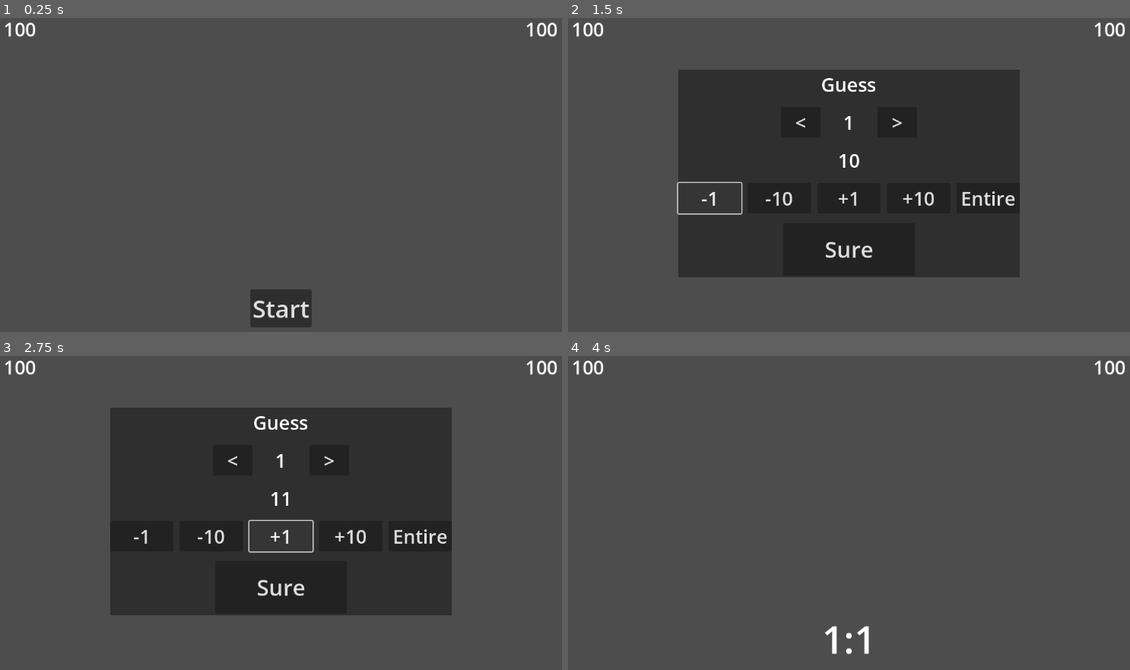
Above: before the commit, frames 1-4 (two rows, left to right).
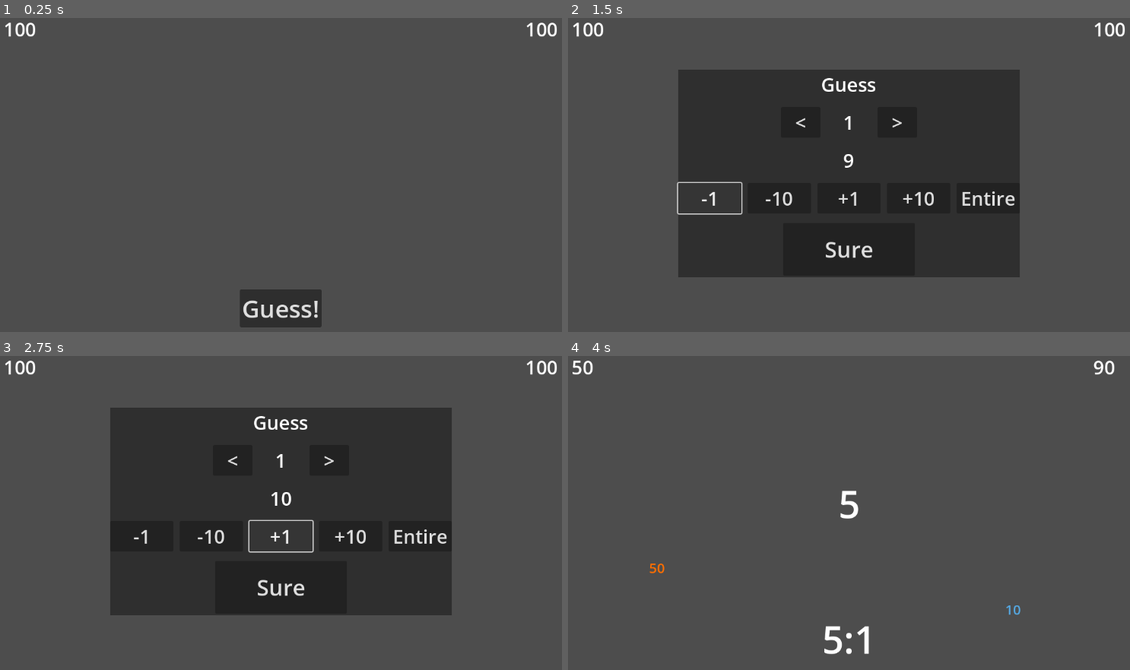
Above: after the commit, the same moments.

Repository: dewakuneiei/Beastly-Bets
Game: Godot game, scene res://Scenes/game.tscn
Same seed, same stepped clock (60 frames per second), same inputs: the game is played once before the commit and once after it.
Inputs:
- Up to frame 1 (0.25 s): no input
- Up to frame 2 (1.5 s): click "Start" (after the commit: "Guess!") at 0.5 s; click "-1" at 1.25 s
- Up to frame 3 (2.75 s): click "+1" at 2 s
- Up to frame 4 (4 s): click "Sure" at 2.75 s; tap Enter at 3.5 s

The runs differ from the first frame. In frame 1, 0.7% of the frame differs, in the area x 42-58%, y 86-99%; in frame 2, less than 0.1%; in frame 3, less than 0.1%; in frame 4, 0.6%.

Commit message:
prototype

Diff:
--- a/Scenes/game.tscn
+++ b/Scenes/game.tscn
@@ -1,12 +1,15 @@
-[gd_scene load_steps=4 format=3 uid="uid://c2kounrdyubwn"]
+[gd_scene load_steps=5 format=3 uid="uid://c2kounrdyubwn"]
 
 [ext_resource type="Script" path="res://Scripts/game.gd" id="1_2bd2i"]
 [ext_resource type="Script" path="res://Scripts/Character.gd" id="1_mdrcg"]
 [ext_resource type="PackedScene" uid="uid://rurbiswhpyf6" path="res://Scenes/ui.tscn" id="2_hskcm"]
+[ext_resource type="PackedScene" uid="uid://dc7j6topy0fyi" path="res://Scenes/game_over_ui.tscn" id="4_msuya"]
 
-[node name="Game" type="Node2D" node_paths=PackedStringArray("ui")]
+[node name="Game" type="Node2D" node_paths=PackedStringArray("ui", "gameover_ui", "character")]
 script = ExtResource("1_2bd2i")
 ui = NodePath("UI")
+gameover_ui = NodePath("GameOverUI")
+character = NodePath("Character")
 
 [node name="Character" type="Node2D" parent="."]
 script = ExtResource("1_mdrcg")
@@ -15,4 +18,7 @@
 game = NodePath("..")
 character = NodePath("../Character")
 
+[node name="GameOverUI" parent="." instance=ExtResource("4_msuya")]
+
+[connection signal="outcomeTimeout" from="UI" to="." method="_on_ui_outcome_timeout"]
 [connection signal="startTheGame" from="UI" to="." method="_on_ui_start_the_game"]
--- /dev/null
+++ b/Scenes/game_over_ui.tscn
@@ -0,0 +1,76 @@
+[gd_scene load_steps=2 format=3 uid="uid://dc7j6topy0fyi"]
+
+[ext_resource type="Script" path="res://Scripts/game_over_ui.gd" id="1_p51p2"]
+
+[node name="GameOverUI" type="CanvasLayer"]
+script = ExtResource("1_p51p2")
+
+[node name="GameOver_control" type="Control" parent="."]
+layout_mode = 3
+anchors_preset = 15
+anchor_right = 1.0
+anchor_bottom = 1.0
+grow_horizontal = 2
+grow_vertical = 2
+
+[node name="MarginContainer" type="MarginContainer" parent="GameOver_control"]
+layout_mode = 1
+anchors_preset = 15
+anchor_right = 1.0
+anchor_bottom = 1.0
+grow_horizontal = 2
+grow_vertical = 2
+theme_override_constants/margin_left = 256
+theme_override_constants/margin_top = 64
+theme_override_constants/margin_right = 256
+theme_override_constants/margin_bottom = 64
+
+[node name="ColorRect" type="ColorRect" parent="GameOver_control/MarginContainer"]
+layout_mode = 2
+color = Color(0.109804, 0.109804, 0.109804, 0.623529)
+
+[node name="MarginContainer" type="MarginContainer" parent="GameOver_control/MarginContainer"]
+layout_mode = 2
+theme_override_constants/margin_left = 16
+theme_override_constants/margin_top = 16
+theme_override_constants/margin_right = 16
+theme_override_constants/margin_bottom = 16
+
+[node name="VBoxContainer" type="VBoxContainer" parent="GameOver_control/MarginContainer/MarginContainer"]
+layout_mode = 2
+
+[node name="GameOverTitle" type="Label" parent="GameOver_control/MarginContainer/MarginContainer/VBoxContainer"]
+unique_name_in_owner = true
+layout_mode = 2
+theme_override_font_sizes/font_size = 64
+text = "TItle"
+horizontal_alignment = 1
+
+[node name="ScrollContainer" type="ScrollContainer" parent="GameOver_control/MarginContainer/MarginContainer/VBoxContainer"]
+layout_mode = 2
+size_flags_vertical = 3
+
+[node name="MarginContainer" type="MarginContainer" parent="GameOver_control/MarginContainer/MarginContainer/VBoxContainer/ScrollContainer"]
+layout_mode = 2
+size_flags_horizontal = 3
+theme_override_constants/margin_left = 64
+theme_override_constants/margin_top = 12
+theme_override_constants/margin_right = 64
+theme_override_constants/margin_bottom = 12
+
+[node name="allResult_l" type="Label" parent="GameOver_control/MarginContainer/MarginContainer/VBoxContainer/ScrollContainer/MarginContainer"]
+unique_name_in_owner = true
+layout_mode = 2
+size_flags_horizontal = 3
+theme_override_font_sizes/font_size = 24
+text = "1"
+vertical_alignment = 1
+
+[node name="againBtn" type="Button" parent="GameOver_control/MarginContainer/MarginContainer/VBoxContainer"]
+unique_name_in_owner = true
+custom_minimum_size = Vector2(0, 64)
+layout_mode = 2
+theme_override_font_sizes/font_size = 36
+text = "PLAY AGAIN"
+
+[connection signal="pressed" from="GameOver_control/MarginContainer/MarginContainer/VBoxContainer/againBtn" to="." method="_on_again_btn_pressed"]
--- a/Scenes/ui.tscn
+++ b/Scenes/ui.tscn
@@ -66,7 +66,7 @@
 layout_mode = 2
 size_flags_vertical = 4
 theme_override_font_sizes/font_size = 46
-text = "Start"
+text = "Guess!"
 
 [node name="InputNode" parent="Control" instance=ExtResource("2_shqe5")]
 unique_name_in_owner = true
@@ -81,4 +81,55 @@
 offset_right = 388.0
 offset_bottom = 261.0
 
+[node name="outcome_l" type="Label" parent="Control"]
+unique_name_in_owner = true
+layout_mode = 1
+anchors_preset = 8
+anchor_left = 0.5
+anchor_top = 0.5
+anchor_right = 0.5
+anchor_bottom = 0.5
+offset_left = -196.5
+offset_top = -64.5
+offset_right = 196.5
+offset_bottom = 64.5
+grow_horizontal = 2
+grow_vertical = 2
+theme_override_font_sizes/font_size = 72
+text = "outcome"
+horizontal_alignment = 1
+autowrap_mode = 3
+
+[node name="m_bet_l" type="Label" parent="Control"]
+unique_name_in_owner = true
+modulate = Color(1, 0.435294, 0, 1)
+layout_mode = 0
+offset_left = 197.0
+offset_top = 413.0
+offset_right = 242.0
+offset_bottom = 452.0
+theme_override_font_sizes/font_size = 26
+text = "100"
+
+[node name="p_bet_l" type="Label" parent="Control"]
+unique_name_in_owner = true
+modulate = Color(0.333333, 0.662745, 0.890196, 1)
+layout_mode = 0
+offset_left = 872.0
+offset_top = 492.0
+offset_right = 917.0
+offset_bottom = 531.0
+theme_override_font_sizes/font_size = 26
+text = "100"
+
+[node name="ShowOutcome" type="Timer" parent="."]
+wait_time = 3.0
+one_shot = true
+
+[node name="Notifly" type="Timer" parent="."]
+wait_time = 3.0
+one_shot = true
+
 [connection signal="pressed" from="Control/MarginContainer/HBoxContainer/start_btn" to="." method="_on_start_btn_pressed"]
+[connection signal="timeout" from="ShowOutcome" to="." method="_on_show_outcome_timeout"]
+[connection signal="timeout" from="Notifly" to="." method="_on_notifly_timeout"]
--- a/Scripts/Character.gd
+++ b/Scripts/Character.gd
@@ -7,9 +7,54 @@
 var player_money: int
 var monster_money: int
 
+var p_guess: int = 1
+var m_guess: int = 2
+
+var p_bet: int
+var m_bet: int
+
+# argument is {"min": intValue, "max": intValue}
+func com_bet(optional: Dictionary, current_value: int) -> int:
+	var minOption = optional["min"]
+	var midOption = optional["mid"]
+	var maxOption = optional["max"]
+
+	# requred! {"min", "mid", "max"}
+	if(!minOption or !maxOption or !midOption):
+		printerr("optional variable is not full filled.")
+
+	if(current_value > maxOption):
+		monster_money -= maxOption
+		return maxOption
+
+	elif ( current_value > midOption):
+		monster_money -= midOption
+		return midOption
+
+	elif ( current_value > minOption):
+		monster_money -= minOption
+		return minOption
+
+	else:
+		return current_value
+
 func _ready():
 	_setup()
 
 func _setup():
 	player_money = start_money
 	monster_money = start_money
+
+func player_get_money(amount: int):
+	player_money += amount
+
+func monster_get_money(amount: int):
+	monster_money += amount
+
+func someIsZero() -> String:
+	if(player_money < 1):
+		return 'p'
+	elif(monster_money < 1):
+		return 'm'
+
+	return 'n'
--- a/Scripts/game.gd
+++ b/Scripts/game.gd
@@ -3,24 +3,191 @@
 class_name Game
 
 @export var ui : UI
+@export var gameover_ui : GameOverUI
+@export var character: Character
+const com_bet_optional : = {
+	"min" : 25,
+	"mid" : 35,
+	"max" : 50
+}
+
+var rng = RandomNumberGenerator.new()
+var outcome:int
+
+var allResult: Array
+
+var rate :float = .5
 
 # Called when the node enters the scene tree for the first time.
 func _ready():
-	if( ui ):
-		ui.showStart(true)
+	if( !ui ):
+		printerr("UI is missing!")
 
+	if( !character ):
+		printerr("Game's character is missing!")
 
-# Called every frame. 'delta' is the elapsed time since the previous frame.
-func _process(delta):
-	pass
+	if( !gameover_ui):
+		printerr("Game over ui do not reffer.")
+
+	ui.showStart(true)
+	gameover_ui.setVisible(false)
+	gameReset()
+
 
 
 func _on_ui_start_the_game():
 	ui.showInputScene(true)
 
+
+
+func get_player_input(guess_number: int, bet_amount: int):
+
+	character.p_guess = guess_number
+	character.p_bet = bet_amount
+
+	character.m_bet = character.com_bet(
+		com_bet_optional,
+		character.monster_money)
+
+
+	ui.set_monster_bet_text(character.m_bet)
+	ui.set_player_bet_text(character.p_bet)
+	ui.showInputScene(false)
+	ui.show_bet_label(true)
+
+	character.player_money -= bet_amount
+
+	com_guessed()
+
+	var allGuesses = "{c}:{p}".format(
+		{"c":str(character.m_guess),"p":str(character.p_guess)})
+	var allBets = "p bet: {p}, m bet: {m}".format(
+		{"p": character.p_bet, "m": character.m_bet})
+
+	ui.set_number(allGuesses)
+	rolledDice()
+
+
+
+
+
+
+
+
+
+
+func com_guessed():
+	character.m_guess = rng.randi_range(1, 6)
+	while(character.m_guess == character.p_guess):
+		character.m_guess = rng.randi_range(1, 6)
+
+func rolledDice():
+	outcome = rng.randi_range(1, 6)
+	allResult.append(findWinner())
+	ui.showOutcome(outcome) # show and wait for seconds
+	print("outcome: ", outcome)
+
+func findWinner() -> Dictionary:
+	# p = player, m = monster, n = none
+	if( character.p_guess == outcome):
+		var r = {"winner" : 'p', "dist" : 0}
+		return r
+	elif (character.m_guess == outcome):
+		var r = {"winner" : 'm', "dist" : 0}
+		return r
+	else :
+		var p_dist = abs(character.p_guess - outcome)
+		var m_dist = abs(character.m_guess - outcome)
+
+		if(p_dist < m_dist):
+			var r = {"winner" : 'p', "dist" : p_dist}
+			return r
+		elif (p_dist == m_dist):
+			var r = {"winner" : 'n', "dist" : p_dist}
+			return r
+		else:
+			var r = {"winner" : 'm', "dist" : m_dist}
+			return r
+
+# who is receive money
+func _on_ui_outcome_timeout():
+	var result : Dictionary = allResult[allResult.size() - 1]
+	var winner = result["winner"]
+	var dist = result["dist"]
+
+	var p_bet = character.p_bet
+	var m_bet = character.m_bet
+
+	if	(
+		dist == 0 and
+		winner == 'p'
+		):
+		var total = sum(p_bet, p_bet)
+		character.player_get_money(total)
+		character.monster_get_money(m_bet - p_bet)
+
+
+	elif	(
+		dist == 0 and
+		winner == 'm'
+		):
+		var total = sum(m_bet, m_bet)
+		character.monster_get_money(total)
+		character.player_get_money(p_bet - m_bet)
+
+	elif	(
+		dist != 0 and
+		winner == 'p'
+		):
+		var half = int(p_bet) * .5
+		var total = sum(p_bet, half)
+		character.player_get_money(total)
+		character.monster_get_money(m_bet - half)
+
+	elif	(
+		dist != 0 and
+		winner == 'm'
+		):
+		var half = int(m_bet) * .5
+		var total = sum(m_bet, half)
+		character.monster_get_money(total)
+		character.player_get_money(p_bet - half)
+
+	else :
+		character.player_get_money(p_bet)
+		character.monster_get_money(m_bet)
+
+	nextState()
+
 # ------------  Current here ---------------
-func get_player_input(guess_number: int, bet_amount: int):
-	print("Player guessed: ",guess_number)
-	print("Player bet: ", bet_amount)
-	ui.showInputScene(false)
-	ui.set_number("1:{p}".format({"p":str(guess_number)}))
+func nextState():
+	var haveWinner = character.someIsZero()
+	if( haveWinner != 'n'):
+		gameEnded(haveWinner)
+		return
+
+	playGame()
+
+func gameEnded(winner: String):
+	gameover_ui.setVisible(true)
+
+	if(winner == 'p'):
+		gameover_ui.setTitleLabel("Monster Win!")
+
+	else :
+		gameover_ui.setTitleLabel("Player Win!")
+	gameover_ui.setAllResult(allResult)
+
+func playGame() :
+	ui.showStart(true)
+	gameReset()
+
+func gameReset():
+	ui.set_monster_bet_text(0)
+	ui.set_player_bet_text(0)
+	character.m_bet = 0
+	character.p_bet = 0
+	ui.show_bet_label(false)
+
+func sum(a: int, b:int):
+	return a + b
--- /dev/null
+++ b/Scripts/game_over_ui.gd
@@ -0,0 +1,56 @@
+extends CanvasLayer
+class_name GameOverUI
+
+@onready var _title_l = %GameOverTitle
+@onready var _allResult_l = %allResult_l
+@onready var _again_btn = %againBtn
+
+func setVisible(isVisible: bool) -> void:
+	self.visible = isVisible
+
+func setTitleLabel(first) -> void:
+	_title_l.text = str(first)
+
+func setAllResult( arr: Array) -> void:
+	var text = ""
+	var pwin = 0
+	var mwin = 0
+	var cpwin = 0
+	var cmwin = 0
+	var draw = 0
+	var rounds = 0
+
+	for object in arr:
+		if(
+			object["dist"] == 0 and
+			object["winner"] == 'p'):
+				text += "PLAYER CORRECTLY!"
+				pwin +=1
+		elif(
+			object["dist"] == 0 and
+			object["winner"] == 'm'):
+				text += "MONSTER CORRECTLY!"
+				pwin += 1
+		elif(
+			object["dist"] != 0 and
+			object["winner"] == 'p'):
+				text += "PLAYER CLOSELY"
+				cpwin += 1
+		elif(
+			object["dist"] != 0 and
+			object["winner"] == 'm'):
+				text += "MONSTER CLOSELY"
+				cmwin += 1
+		else:
+			text += "DRAW"
+			draw += 1
+		text += "\n"
+		rounds += 1
+	text = "Player correct: {pwn}\nMonster correct: {mwn}\n(P)CLOSELY: {cp}\n(M)CLOSELY: {cm}\nDRAW: {dw}\nRounds: {rds}\n\nNote\n{note}".format(
+		{"pwn": pwin, "mwn": mwin, "cp": cpwin, "cm":cmwin,"dw":draw, "rds": rounds, "note": text}
+	)
+	_allResult_l.text = text
+
+
+func _on_again_btn_pressed():
+	get_tree().reload_current_scene()
--- a/Scripts/player_input.gd
+++ b/Scripts/player_input.gd
@@ -8,7 +8,7 @@
 @onready var amount := %amount
 
 var maxBet : int = 100
-var minBet : int = 10
+var minBet : int = 1
 
 var game: Game
 var character: Character
@@ -26,15 +26,14 @@
 
 
 
-
-
 func _ready():
 	sight_l.text = str(_number_input)
 	amount.text = str(_bet_amount)
 
 func _process(delta):
-	if( character ):
-		maxBet = character.player_money
+	if( !character ):
+		printerr("something wrong with character")
+	maxBet = character.player_money
 
 
 func _reset_defualt():
@@ -64,7 +63,7 @@
 func _on_plus_one_pressed():
 	if(_bet_amount + 1 > maxBet):
 		return
-	_bet_amount += 1
+	_bet_amount += minBet
 
 
 func _on_plus_ten_pressed():
@@ -76,7 +75,7 @@
 func _on_minus_one_pressed():
 	if(_bet_amount - 1 < minBet):
 		return
-	_bet_amount -= 1
+	_bet_amount -= minBet
 
 
 func _on_minus_ten_pressed():
--- a/Scripts/ui.gd
+++ b/Scripts/ui.gd
@@ -5,25 +5,41 @@
 @onready var p_money := %p_money
 @onready var g_number := %g_number
 @onready var start_btn := %start_btn
+@onready var outcome_l := %outcome_l
+@onready var timerOutcome := $ShowOutcome
+@onready var timerNotifly := $Notifly
+@onready var _m_bet_l = %m_bet_l
+@onready var _p_bet_l = %p_bet_l
+
 
 @onready var player_input : PlayerInput = %InputNode
 
 @export var game : Game
 @export var character: Character
 
+# used for count the outcome round timeout
+var index_time
+
 signal startTheGame
+signal outcomeTimeout
 
 func  _process(delta):
 	m_money.text = str(character.monster_money)
 	p_money.text = str(character.player_money)
 
 func _ready():
-	if(character):
-		player_input.character = character
-	if(game):
-		player_input.game = game
+	if(!character):
+		printerr("do not refer character")
+	player_input.character = character
+	if(!game):
+		printerr("do not refer game")
+	player_input.game = game
 
+	outcome_l.visible = false
 	showInputScene(false)
+
+	# do not change this value
+	index_time = 0
 
 func showStart(isVisible: bool) -> void:
 	start_btn.visible = isVisible
@@ -43,3 +59,50 @@
 
 func set_number(text: String):
 	g_number.text = text
+
+func showOutcome(arr):
+	outcome_l.text = str(arr)
+	outcome_l.visible = true
+	timerOutcome.start()
+
+
+func _on_show_outcome_timeout():
+	# bug
+	var last_result : Dictionary = game.allResult[game.allResult.size() - 1]
+
+	if(last_result["winner"] == 'n'):
+		outcome_l.text = "DRAW!"
+	elif (
+		last_result["dist"] == 0 and
+		last_result["winner"] == 'p'):
+			outcome_l.text = "PLAYER CORRECT!"
+	elif (
+		last_result["dist"] == 0 and
+		last_result["winner"] == 'm'):
+			outcome_l.text = "MONSTER CORRECT!"
+	elif (
+		last_result["dist"] != 0 and
+		last_result["winner"] == 'm'):
+			outcome_l.text = "MONSTER IS CLOSEST"
+	elif (
+		last_result["dist"] != 0 and
+		last_result["winner"] == 'p'):
+			outcome_l.text = "PLAYER IS CLOSEST"
+
+	timerNotifly.start()
+
+
+
+func _on_notifly_timeout():
+	outcome_l.visible = false
+	outcomeTimeout.emit()
+
+func set_monster_bet_text(text):
+	_m_bet_l.text = str(text)
+
+func set_player_bet_text(text):
+	_p_bet_l.text = str(text)
+
+func show_bet_label(isVisible: bool):
+	_m_bet_l.visible = isVisible
+	_p_bet_l.visible = isVisible
